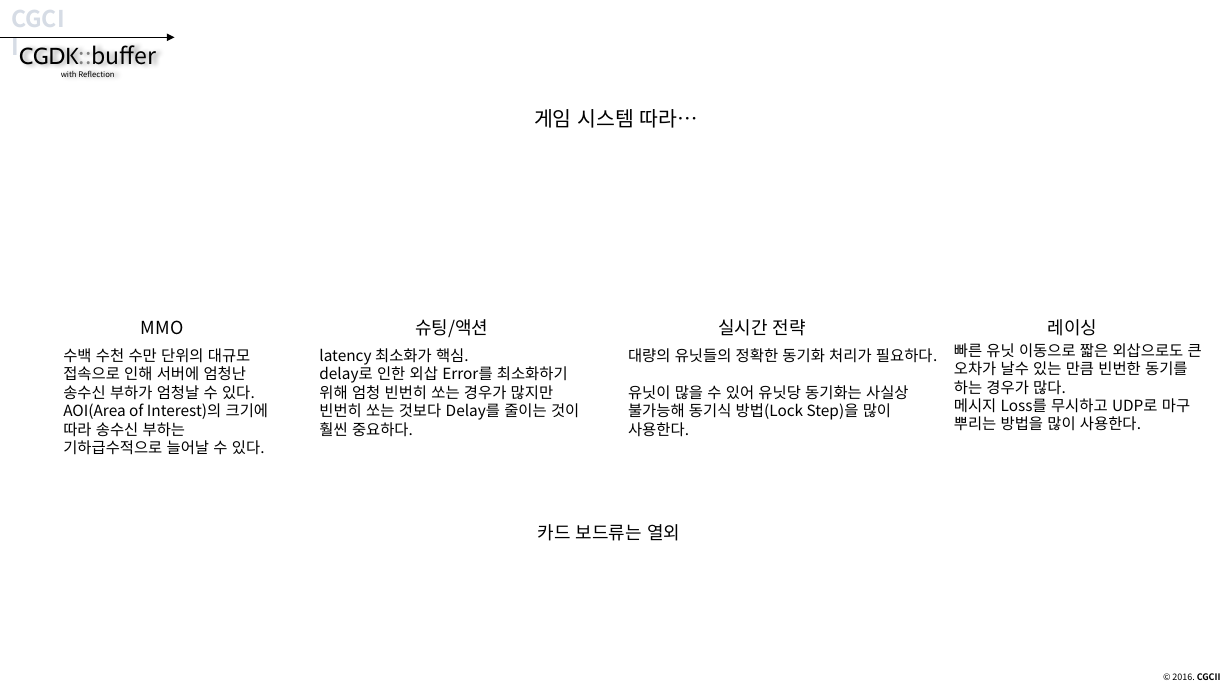
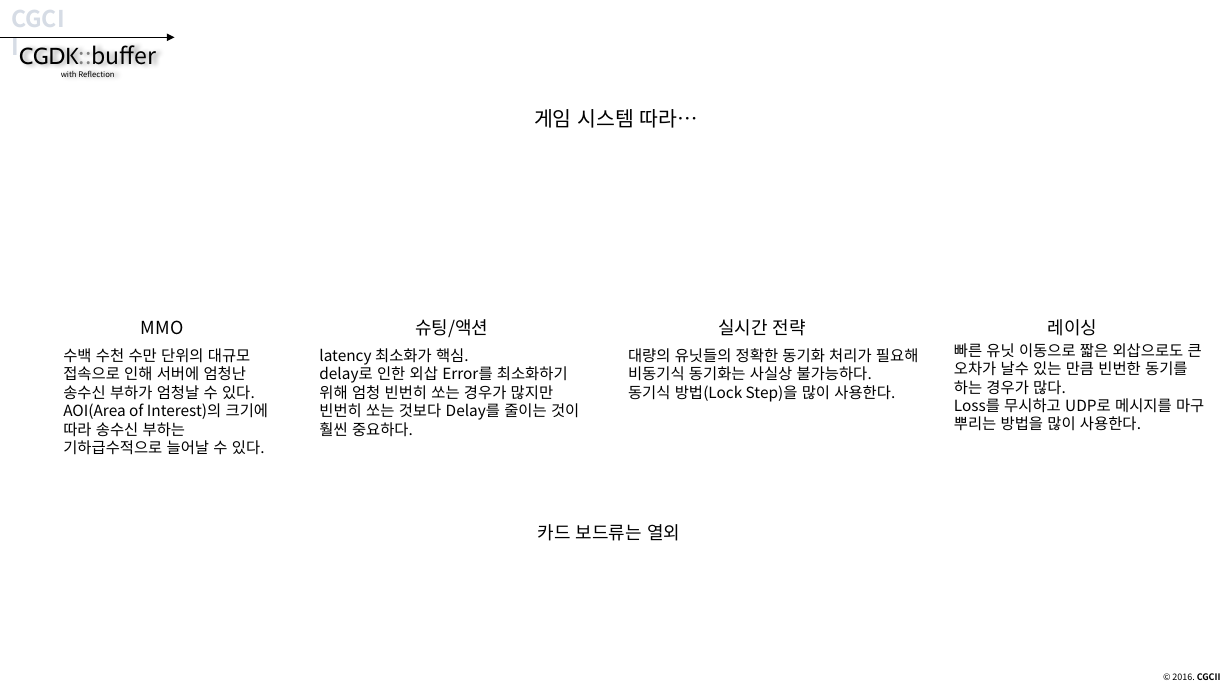
Before and after one commit to CGLabs/CGDK.buffer, a slide deck: slide 8 of C++/document/intruduce_CGDK.buffer.pptx. Drawn at 1232x693 pixels with LibreOffice and Linux fonts; fonts in the diff are those of the drawing. Boxes give left, top, right and bottom in pixels: in the first picture for what was removed or moved away, otherwise in the second. Text is boxed around its words. In the diff, an @@ line names an element or a change of style, - is before the commit and + after.

```diff
--- a/C++/document/intruduce_CGDK.buffer.pptx
+++ b/C++/document/intruduce_CGDK.buffer.pptx
@@ text at (x1=628, y1=348, x2=918, y2=402): text changed @@
-대량의 유닛들의 정확한 동기화 처리가 필요하다.
-유닛이 많을 수 있어 유닛당 동기화는 사실상 불가능해 동기식 방법(Lock Step)을 많이 사용한다.
+대량의 유닛들의 정확한 동기화 처리가 필요해 비동기식 동기화는 사실상 불가능하다.
+동기식 방법(Lock Step)을 많이 사용한다.
@@ text at (x1=954, y1=343, x2=1204, y2=431): text changed @@
-빠른 유닛 이동으로 짧은 외삽으로도 큰 오차가 날수 있는 만큼 빈번한 동기를 하는 경우가 많다.
-메시지 Loss를 무시하고 UDP로 마구 뿌리는 방법을 많이 사용한다.
+빠른 유닛 이동으로 짧은 외삽으로도 큰 오차가 날수 있는 만큼 빈번한 동기를 하는 경우가 많다.
+Loss를 무시하고 UDP로 메시지를 마구 뿌리는 방법을 많이 사용한다.
```
Also in this commit, not shown: 1 other slide changed, 5 other files.
